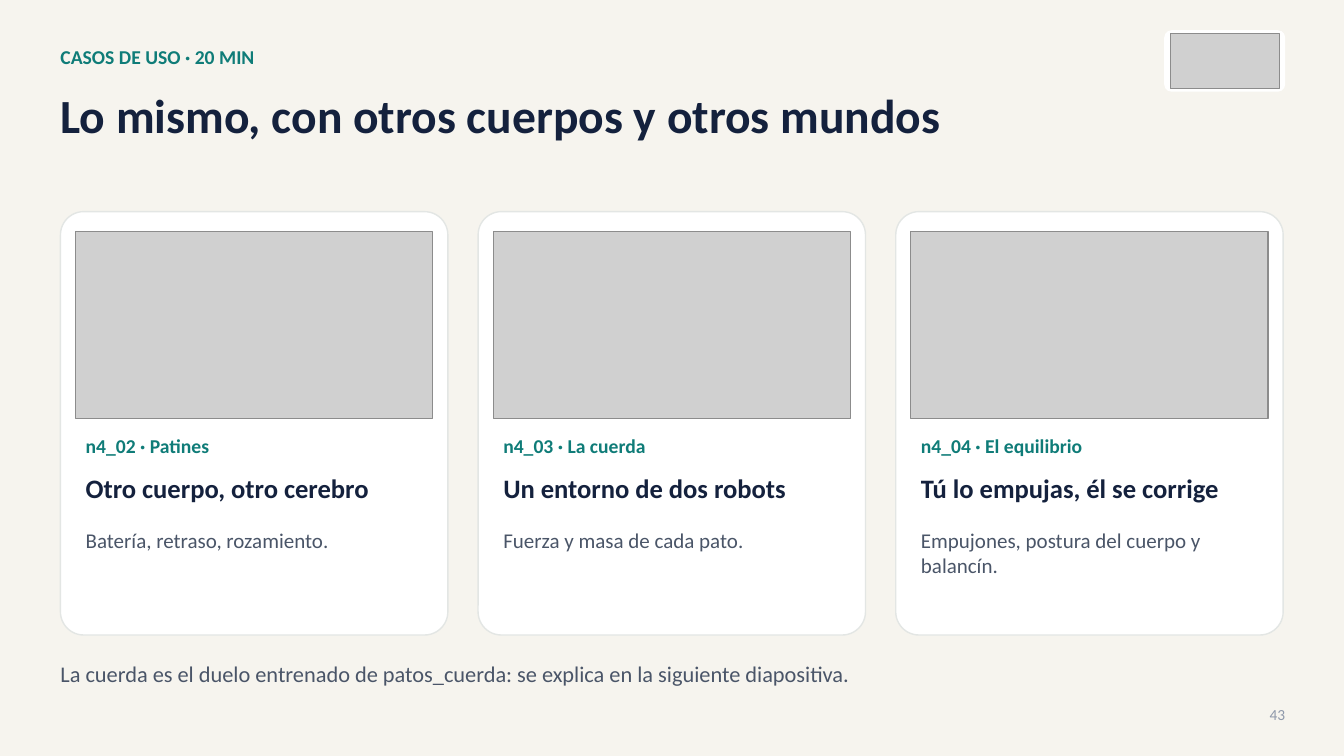
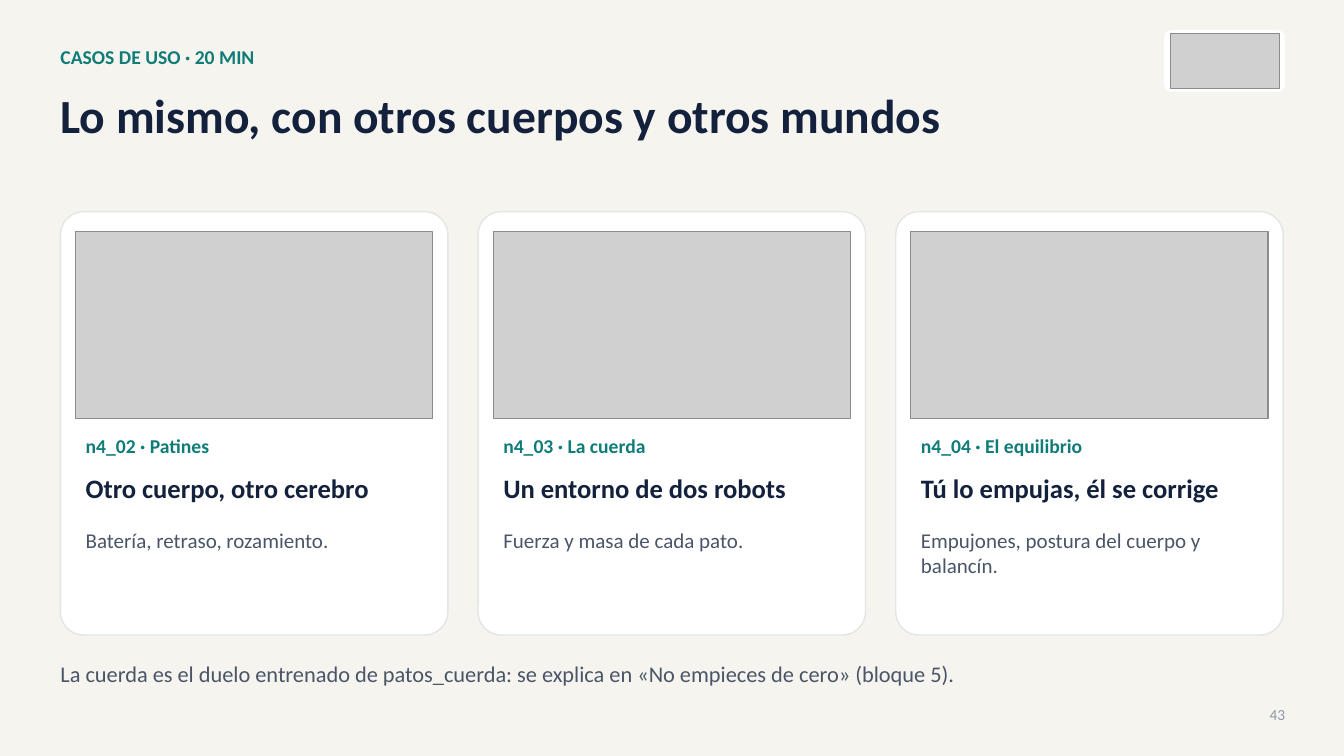
Before and after one commit to david2526IA/taller_microduck_windows, a slide deck: slide 43 of workshop-ia-fisica/presentaciones/Presentacion_03_taller_completo.pptx. Drawn at 1344x756 pixels with LibreOffice and Linux fonts; fonts in the diff are those of the drawing; grey boxes stand for pictures. Boxes give left, top, right and bottom in pixels: in the first picture for what was removed or moved away, otherwise in the second. Text is boxed around its words. In the diff, an @@ line names an element or a change of style, - is before the commit and + after.

```diff
--- a/workshop-ia-fisica/presentaciones/Presentacion_03_taller_completo.pptx
+++ b/workshop-ia-fisica/presentaciones/Presentacion_03_taller_completo.pptx
@@ text at [60,666,954,686]: text changed @@
-La cuerda es el duelo entrenado de patos_cuerda: se explica en la siguiente diapositiva.
+La cuerda es el duelo entrenado de patos_cuerda: se explica en «No empieces de cero» (bloque 5).
```
Also in this commit, not shown: 1 other slide changed, 4 other files.
